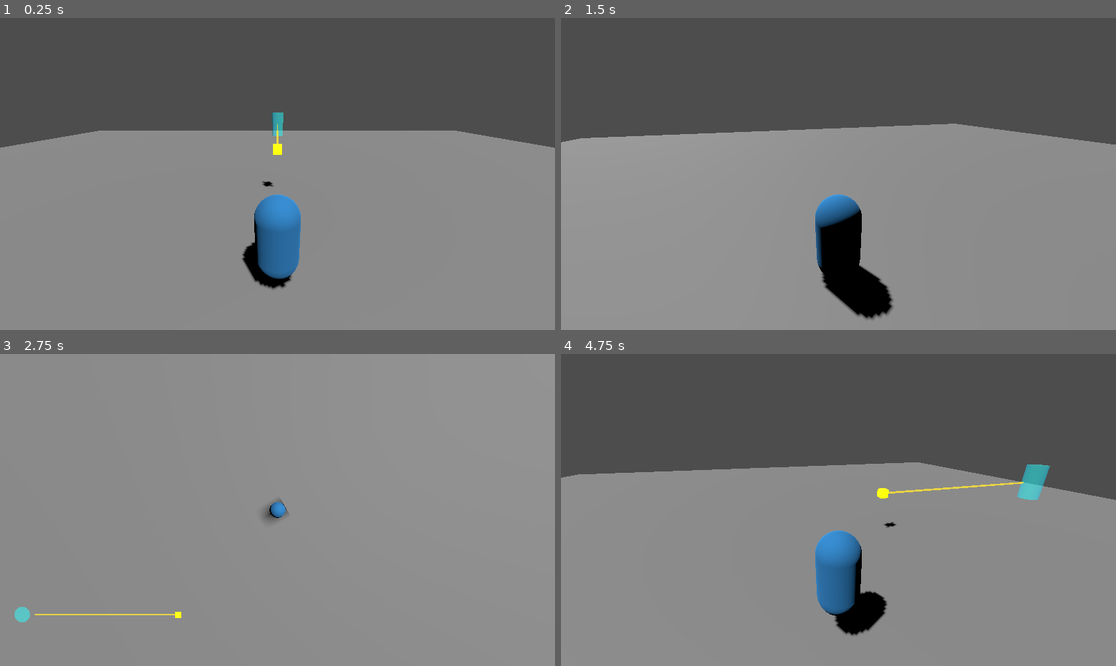
Above: before the commit, frames 1-4 (two rows, left to right).
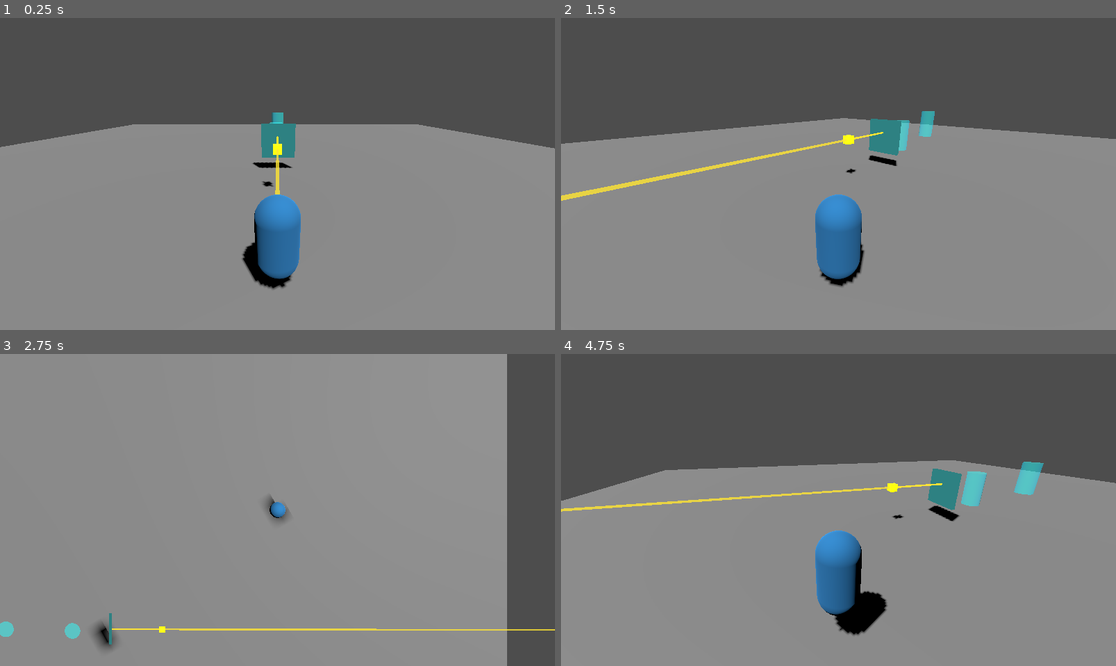
Above: after the commit, the same moments.

Repository: EHAB0O0/Legacy_Guardians
Game: Godot game, scene res://Scenes/Main_Level.tscn
Two runs of this game, one before a commit and one after it. Both use one fixed random seed, a clock stepped at 60 frames per second and the inputs below.
Inputs:
- Up to frame 1 (0.25 s): no input
- Up to frame 2 (1.5 s): tap Enter (ui_accept) at 0.5, 0.77 s; hold D (move_right) 0.53-1.28 s; hold C 0.53-1.28 s; hold S (move_backward) from 1.28 s (still down); tap C at 1.35 s
- Up to frame 3 (2.75 s): tap Enter (ui_accept) at 1.52 s; release S (move_backward) at 2.03 s; hold D (move_right) from 2.03 s (still down); hold C from 2.03 s (still down)
- Up to frame 4 (4.75 s): release D (move_right) at 2.78 s; release C at 2.78 s; hold W (move_forward) 2.78-3.53 s; tap C at 2.85, 4.35 s; tap Enter (ui_accept) at 3.02, 3.77, 4.52 s; hold C 3.53-4.28 s; hold A (move_left) from 3.53 s (still down)

The runs differ from the first frame. In frame 1, 1.9% of the frame differs, in the area x 0-100%, y 33-57%; in frame 2, 5.8%; in frame 3, 9.9%, in the area x 0-100%, y 0-100%; in frame 4, 4.3%.

Commit message:
Fixed Movement and Raycast Collisions

Diff:
--- a/Scenes/Main_Level.tscn
+++ b/Scenes/Main_Level.tscn
@@ -3,6 +3,7 @@
 [ext_resource type="Script" uid="uid://cs6v8pdvbp0ub" path="res://Scripts/PlayerController.gd" id="1_abcde"]
 [ext_resource type="PackedScene" uid="uid://sirajlens01" path="res://Scenes/Lens.tscn" id="2_lens"]
 [ext_resource type="PackedScene" uid="uid://doijk3f5hk0q3" path="res://Scenes/LightEmitter.tscn" id="3_emitter"]
+[ext_resource type="PackedScene" uid="uid://reflector01" path="res://Scenes/Reflector.tscn" id="4_l0b83"]
 
 [sub_resource type="BoxShape3D" id="BoxShape3D_floor"]
 size = Vector3(50, 1, 50)
@@ -30,7 +31,7 @@
 shape = SubResource("BoxShape3D_floor")
 
 [node name="MeshInstance3D" type="MeshInstance3D" parent="Floor" unique_id=734141414]
-transform = Transform3D(1, 0, 0, 0, 1, 0, 0, 0, 1, -0.015961885, 0, 0.05571711)
+transform = Transform3D(1, 0, 0, 0, 1, 0, 0, 0, 1, -0.33910108, 0, -7.8612175)
 layers = 1048575
 mesh = SubResource("BoxMesh_floor")
 
@@ -63,3 +64,10 @@
 
 [node name="Lens" parent="." unique_id=1729843651 instance=ExtResource("2_lens")]
 transform = Transform3D(1, 0, 0, 0, 1, 0, 0, 0, 1, 0, 2, -15)
+
+[node name="Lens2" parent="." unique_id=1986557536 instance=ExtResource("2_lens")]
+transform = Transform3D(1, 0, 0, 0, 1, 0, 0, 0, 1, -0.10216284, 1.5411155, -10.730583)
+type = 2
+
+[node name="Reflector" parent="." unique_id=1015922309 instance=ExtResource("4_l0b83")]
+transform = Transform3D(1, 0, 0, 0, 1, 0, 0, 0, 1, 0.04485178, 1.7550464, -8.29904)
--- a/Scripts/LightEmitter.gd
+++ b/Scripts/LightEmitter.gd
@@ -11,10 +11,10 @@
 func _ready() -> void:
 	pass
 
-func _physics_process(delta: float) -> void:
+func _physics_process(_delta: float) -> void:
 	_update_beams()
 
-func _create_beam_segment(index: int) -> void:
+func _create_beam_segment(_index: int) -> void:
 	var ray = RayCast3D.new()
 	add_child(ray)
 	raycasts.append(ray)
@@ -43,12 +43,18 @@
 	var current_dir = -global_transform.basis.z.normalized()
 	var current_color = beam_color
 
+	var ignored_bodies = []
+
 	for i in range(max_bounces):
 		if i >= raycasts.size():
 			_create_beam_segment(i)
 
 		var ray = raycasts[i]
 		var mesh = beam_meshes[i]
+
+		ray.clear_exceptions()
+		for body in ignored_bodies:
+			ray.add_exception(body)
 
 		# set global ray position, calculate local target
 		ray.global_position = current_origin
@@ -93,7 +99,8 @@
 				# Refract through lens
 				var normal = ray.get_collision_normal()
 				current_dir = collider.get_refracted_direction(current_dir, normal)
-				current_origin = hit_point + current_dir * 0.1 # offset past the lens surface
+				current_origin = hit_point # the new ray will start here and ignore this lens
+				ignored_bodies.append(collider)
 				# Mix colors for neon effect
 				var tint = collider.get_tint()
 				current_color = current_color.lerp(tint, 0.8)
--- a/Scripts/LightReceiver.gd
+++ b/Scripts/LightReceiver.gd
@@ -14,7 +14,7 @@
 	mesh_instance.material_override = material
 	_update_color()
 
-func _physics_process(delta: float) -> void:
+func _physics_process(_delta: float) -> void:
 	if is_activated != _hit_this_frame:
 		is_activated = _hit_this_frame
 		_update_color()
--- a/Scripts/PlayerController.gd
+++ b/Scripts/PlayerController.gd
@@ -47,8 +47,11 @@
 		velocity.z = direction.z * speed
 
 		# Rotate character to face direction of movement
-		var target_transform = transform.looking_at(global_position + direction, Vector3.UP)
-		transform = transform.interpolate_with(target_transform, rotation_speed * delta)
+		if direction.length_squared() > 0.001:
+			var current_quat = transform.basis.get_rotation_quaternion()
+			var target_basis = Basis.looking_at(direction, Vector3.UP)
+			var target_quat = target_basis.get_rotation_quaternion()
+			transform.basis = Basis(current_quat.slerp(target_quat, rotation_speed * delta))
 	else:
 		velocity.x = move_toward(velocity.x, 0, speed)
 		velocity.z = move_toward(velocity.z, 0, speed)
--- a/project.godot
+++ b/project.godot
@@ -22,25 +22,21 @@
 
 move_left={
 "deadzone": 0.5,
-"events": [
-Object(InputEventKey,"resource_local_to_scene":false,"resource_name":"","device":0,"window_id":0,"alt_pressed":false,"shift_pressed":false,"ctrl_pressed":false,"meta_pressed":false,"pressed":false,"keycode":0,"physical_keycode":65,"key_label":0,"unicode":97,"location":0,"echo":false,"script":null)
+"events": [Object(InputEventKey,"resource_local_to_scene":false,"resource_name":"","device":0,"window_id":0,"alt_pressed":false,"shift_pressed":false,"ctrl_pressed":false,"meta_pressed":false,"pressed":false,"keycode":0,"physical_keycode":65,"key_label":0,"unicode":97,"location":0,"echo":false,"script":null)
 ]
 }
 move_right={
 "deadzone": 0.5,
-"events": [
-Object(InputEventKey,"resource_local_to_scene":false,"resource_name":"","device":0,"window_id":0,"alt_pressed":false,"shift_pressed":false,"ctrl_pressed":false,"meta_pressed":false,"pressed":false,"keycode":0,"physical_keycode":68,"key_label":0,"unicode":100,"location":0,"echo":false,"script":null)
+"events": [Object(InputEventKey,"resource_local_to_scene":false,"resource_name":"","device":0,"window_id":0,"alt_pressed":false,"shift_pressed":false,"ctrl_pressed":false,"meta_pressed":false,"pressed":false,"keycode":0,"physical_keycode":68,"key_label":0,"unicode":100,"location":0,"echo":false,"script":null)
 ]
 }
 move_forward={
 "deadzone": 0.5,
-"events": [
-Object(InputEventKey,"resource_local_to_scene":false,"resource_name":"","device":0,"window_id":0,"alt_pressed":false,"shift_pressed":false,"ctrl_pressed":false,"meta_pressed":false,"pressed":false,"keycode":0,"physical_keycode":87,"key_label":0,"unicode":119,"location":0,"echo":false,"script":null)
+"events": [Object(InputEventKey,"resource_local_to_scene":false,"resource_name":"","device":0,"window_id":0,"alt_pressed":false,"shift_pressed":false,"ctrl_pressed":false,"meta_pressed":false,"pressed":false,"keycode":0,"physical_keycode":87,"key_label":0,"unicode":119,"location":0,"echo":false,"script":null)
 ]
 }
 move_backward={
 "deadzone": 0.5,
-"events": [
-Object(InputEventKey,"resource_local_to_scene":false,"resource_name":"","device":0,"window_id":0,"alt_pressed":false,"shift_pressed":false,"ctrl_pressed":false,"meta_pressed":false,"pressed":false,"keycode":0,"physical_keycode":83,"key_label":0,"unicode":115,"location":0,"echo":false,"script":null)
+"events": [Object(InputEventKey,"resource_local_to_scene":false,"resource_name":"","device":0,"window_id":0,"alt_pressed":false,"shift_pressed":false,"ctrl_pressed":false,"meta_pressed":false,"pressed":false,"keycode":0,"physical_keycode":83,"key_label":0,"unicode":115,"location":0,"echo":false,"script":null)
 ]
 }
